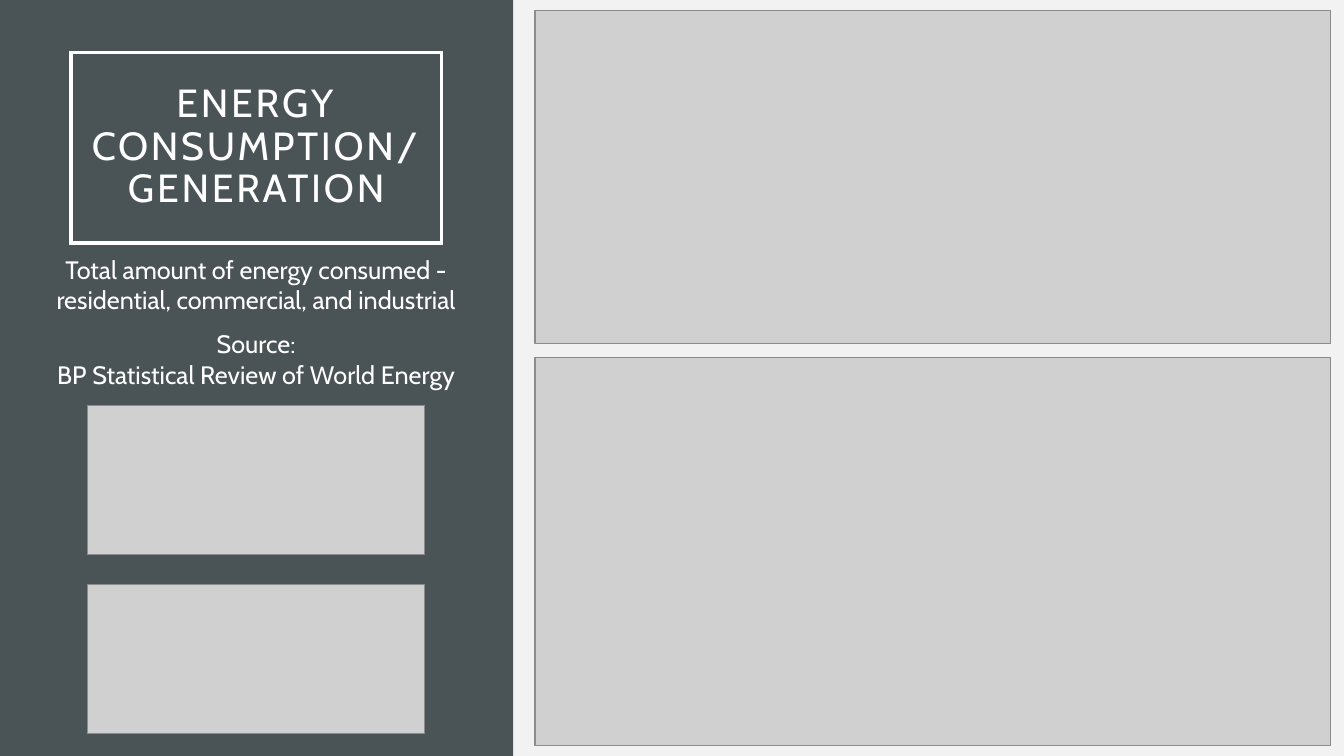
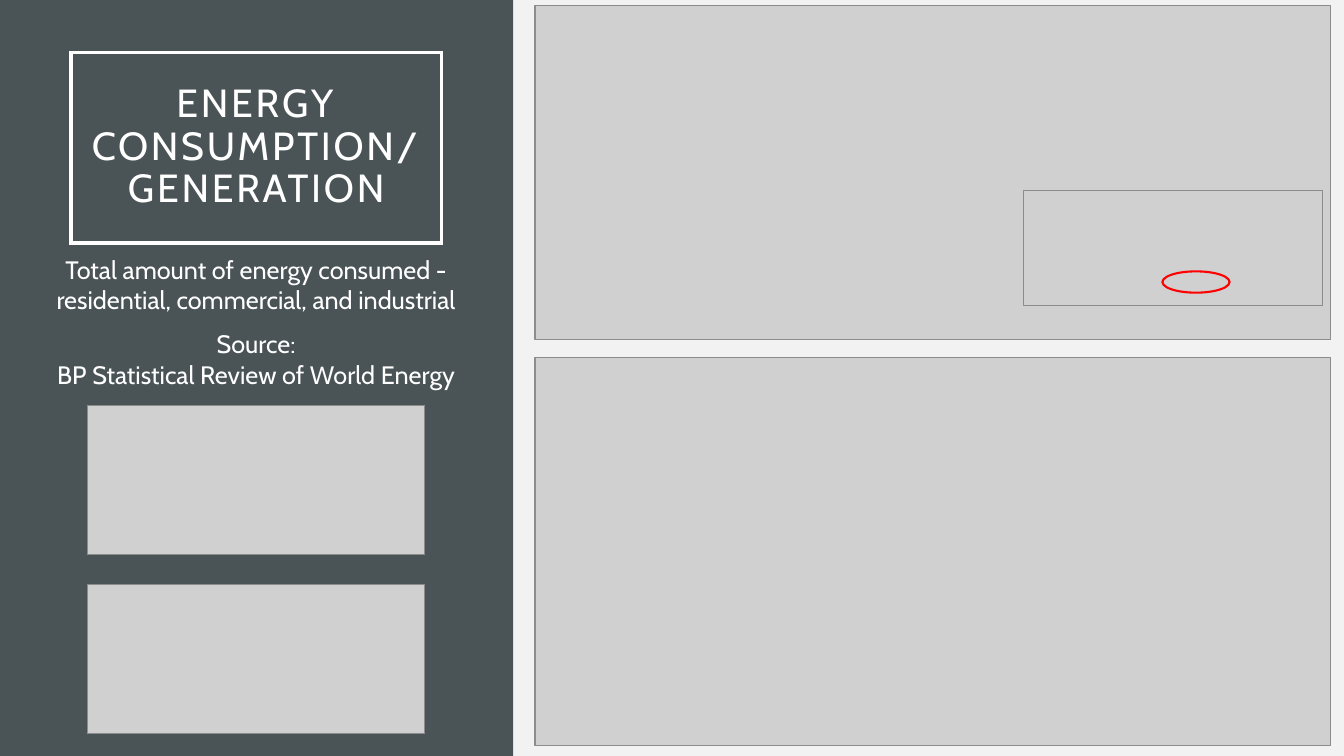
Before and after one commit to gabigham/dagger, a slide deck: slide 11 of Project 1.pptx (slide 10 before the commit). Drawn at 1344x756 pixels with LibreOffice and Linux fonts; fonts in the diff are those of the drawing; grey boxes stand for pictures. Boxes give left, top, right and bottom in pixels: in the first picture for what was removed or moved away, otherwise in the second. Text is boxed around its words. In the diff, an @@ line names an element or a change of style, - is before the commit and + after.

```diff
--- a/Project 1.pptx
+++ b/Project 1.pptx
@@ picture: place and size @@
-picture at (535, 10, 1331, 344)
+picture at (535, 6, 1331, 340)
@@ picture added at (1023, 191, 1323, 306) @@
@@ ellipse added at (1163, 271, 1230, 292), outline #FF0000 1.5 pt @@
```
Also in this commit, not shown: 4 other slides changed, 3 slides added.
